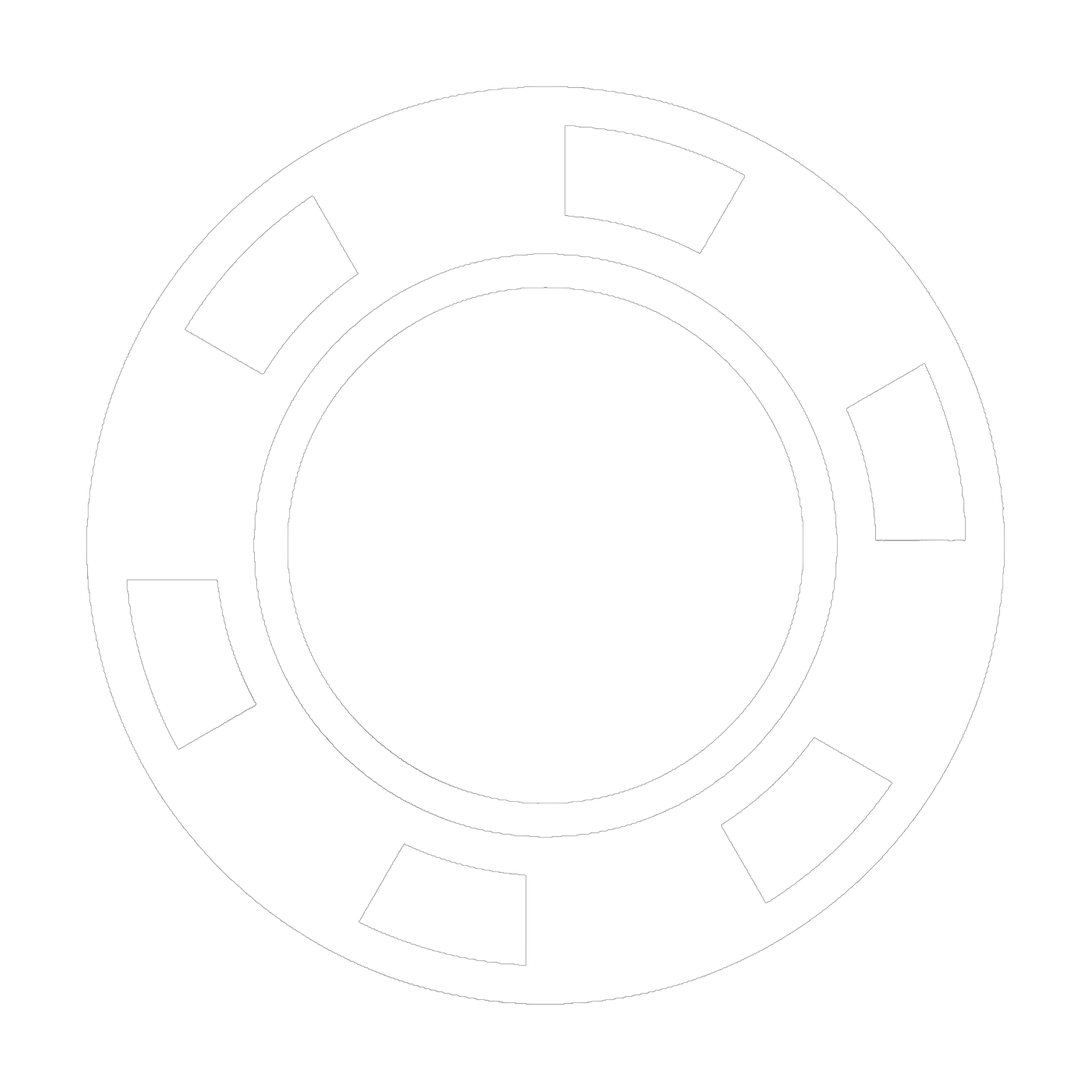
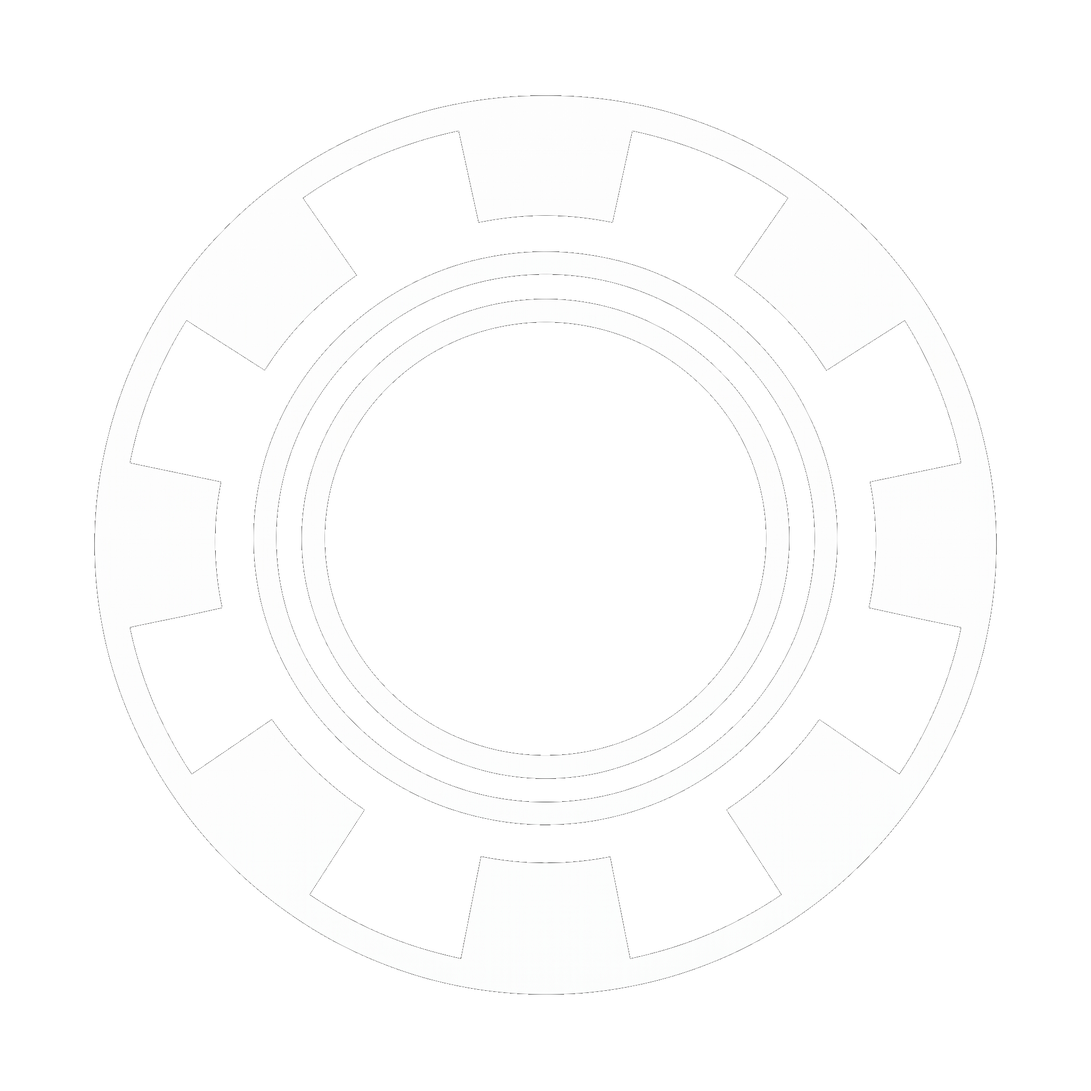
The second 1091 × 1091 image is a revision of the first. Changes to its layers:
renamed "1000_F_277313877_niTq193J21LjrqBemmPcrKWLt0ssdOoH.jpg" to "Gemini_Generated_Image_4qrvz14qrvz14qrv.jpg", painted on it over [86, 86, 1006, 1006]
